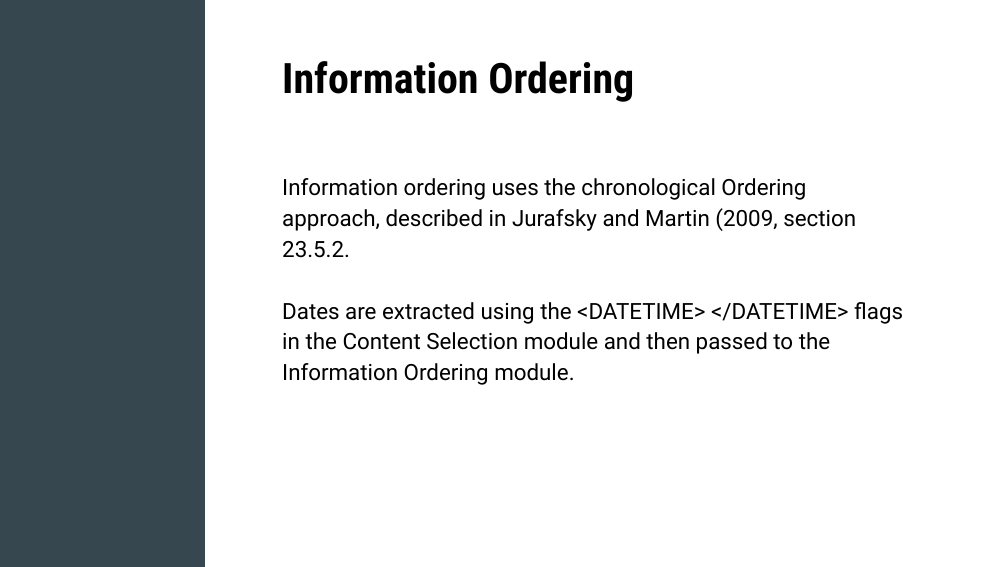
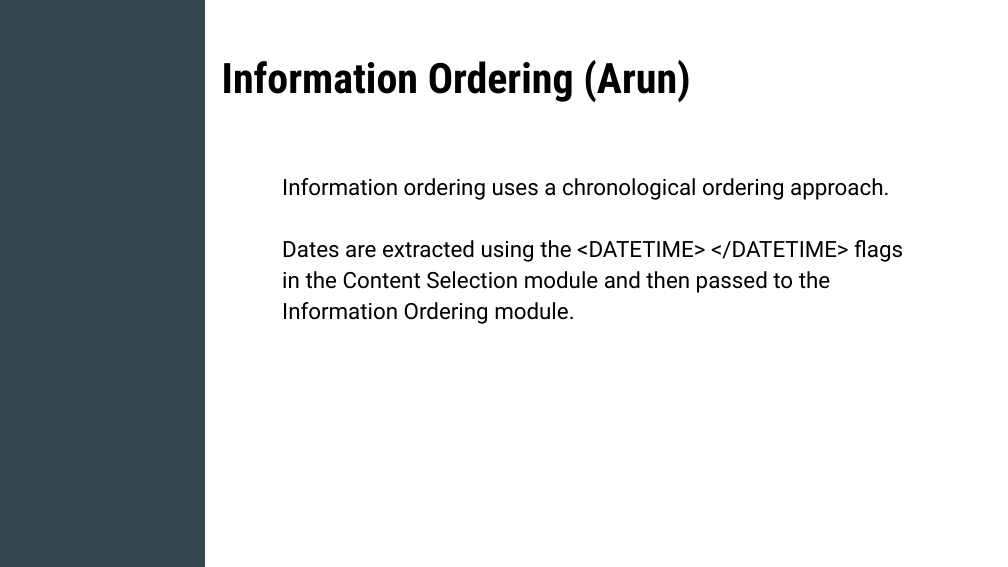
Before and after one commit to austin226/ling573, a slide deck: slide 8 of doc/D2_presentation.ppt (slide 7 before the commit). Drawn at 1008x567 pixels with LibreOffice and Linux fonts; fonts in the diff are those of the drawing. Boxes give left, top, right and bottom in pixels: in the first picture for what was removed or moved away, otherwise in the second. Text is boxed around its words. In the diff, an @@ line names an element or a change of style, - is before the commit and + after.

```diff
--- a/doc/D2_presentation.ppt
+++ b/doc/D2_presentation.ppt
@@ title at (x1=222, y1=60, x2=690, y2=102): text changed @@
-Information Ordering
+Information Ordering (Arun)
@@ text at (x1=282, y1=178, x2=889, y2=200): text changed @@
-Information ordering uses the chronological Ordering approach, described in Jurafsky and Martin (2009, section 23.5.2.
+Information ordering uses a chronological ordering approach.
```
Also in this commit, not shown: 7 other slides changed, 3 slides added, 1 slide removed.
